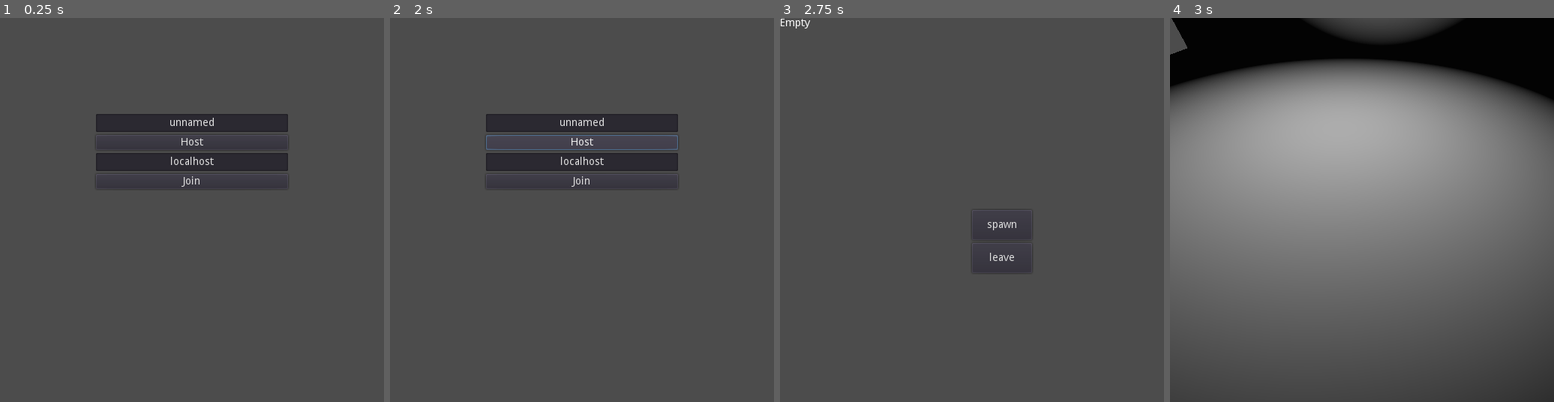
Above: before the commit, frames 1-4 (left to right).
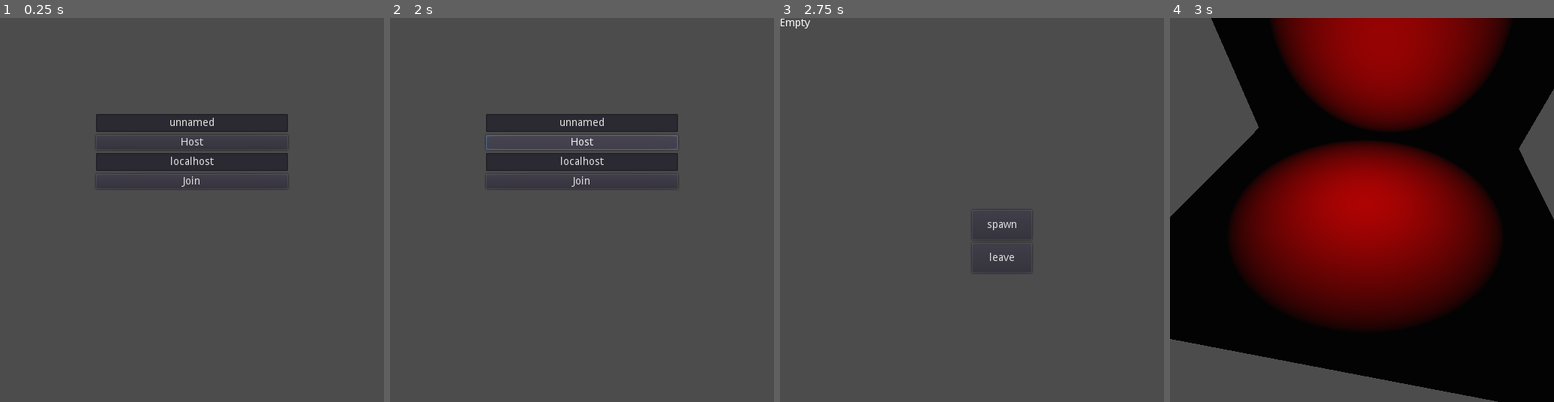
Above: after the commit, the same moments.

Repository: hashalon/Vaporwave
Game: Godot game, scene res://menu/main_menu.tscn
The game is run twice, just before and just after one commit, with the same random seed, the same clock (stepped at 60 frames per second) and the same inputs.
Inputs:
- Up to frame 1 (0.25 s): no input
- Up to frame 2 (2 s): tap Enter at 0.5 s; hold Right (move_right) 0.53-1.25 s; tap Shift (action) at 0.6 s; tap Space (jump) at 0.77 s; click "Host" at 1.25 s
- Up to frame 3 (2.75 s): click "Join" at 2 s
- Up to frame 4 (3 s): click "spawn" at 2.75 s

Frames 1-3 are identical in both runs. In frame 4, 87% of the frame differs, in the area x 0-100%, y 0-100%.

Commit message:
test room switch

Diff:
--- a/player/Player.gd
+++ b/player/Player.gd
@@ -15,6 +15,7 @@
 export(float, 0  , 90) var slope_max_angle:float=45  #(deg)
 export(float, 0  ,  1) var move_lerp      :float=0.1 #(%)
 export(float, 0  ,  1) var network_lerp   :float=0.1 #(%)
+export(float, 1  ,100) var pop_threshold  :float=10  #(m)
 
 
 # called each time the player enter the scene tree
@@ -45,9 +46,13 @@
 				self.point = ""
 
 	else: # puppet
-		# slowly interpolate over time
-		self.global_transform.origin = self.global_transform.origin.linear_interpolate(
-			_target_position, self.network_lerp)
+		# if the object is too far, pop it to its target position
+		if _target_position.distance_squared_to(self.global_transform.origin) > self.pop_threshold * self.pop_threshold:
+			self.global_transform.origin = _target_position
+
+		else: # slowly interpolate over time
+			self.global_transform.origin = self.global_transform.origin.linear_interpolate(
+				_target_position, self.network_lerp)
 
 	# apply motion based on inputs received from the network
 	move(delta)
--- a/world/Transition.gd
+++ b/world/Transition.gd
@@ -15,6 +15,6 @@
 func _on_body_entered(body:Node)->void:
 	if body.is_network_master() and body is Player:
 		# load new scene and filter players that should be visible
-		body.rpc("change_room", self.target_point)
 		global.load_room(self.target_room)
+		body.rpc("change_room", self.target_room)
 		body.point = self.target_point
--- a/world/rooms/forest.tscn
+++ b/world/rooms/forest.tscn
@@ -1,6 +1,66 @@
-[gd_scene load_steps=2 format=2]
+[gd_scene load_steps=6 format=2]
+
+[ext_resource path="res://world/Transition.gd" type="Script" id=1]
 
 [sub_resource type="Environment" id=1]
 
+[sub_resource type="BoxShape" id=2]
+extents = Vector3( 25.6402, 1, 21.5588 )
+
+[sub_resource type="CubeMesh" id=3]
+
+[sub_resource type="SphereShape" id=4]
+radius = 5.08697
+
 [node name="room" type="WorldEnvironment"]
 environment = SubResource( 1 )
+
+[node name="StaticBody" type="StaticBody" parent="."]
+transform = Transform( 1, 0, 0, 0, 1, 0, 0, 0, 1, 0, -1.8758, 0 )
+
+[node name="CollisionShape" type="CollisionShape" parent="StaticBody"]
+shape = SubResource( 2 )
+
+[node name="MeshInstance" type="MeshInstance" parent="StaticBody"]
+transform = Transform( 26.4428, 0, 0, 0, 1, 0, 0, 0, 22.1195, 0, 0, 0 )
+mesh = SubResource( 3 )
+material/0 = null
+
+[node name="StaticBody2" type="StaticBody" parent="."]
+transform = Transform( 1, 0, 0, 0, -0.240754, -0.970586, 0, 0.970586, -0.240754, 0, 10.1746, -18.7873 )
+
+[node name="CollisionShape" type="CollisionShape" parent="StaticBody2"]
+shape = SubResource( 2 )
+
+[node name="MeshInstance" type="MeshInstance" parent="StaticBody2"]
+transform = Transform( 26.4428, 0, 0, 0, 1, 0, 0, 0, 22.1195, 0, 0, 0 )
+mesh = SubResource( 3 )
+material/0 = null
+
+[node name="OmniLight" type="OmniLight" parent="."]
+transform = Transform( 1, 0, 0, 0, 1, 0, 0, 0, 1, 0, 13.1262, 0 )
+light_color = Color( 0.196078, 1, 0, 1 )
+omni_range = 23.8561
+
+[node name="Camera" type="Camera" parent="."]
+transform = Transform( 0.985738, -0.113411, 0.124329, 0, 0.738802, 0.673922, -0.168285, -0.664311, 0.728266, 4.74679, 25.8042, 30.4906 )
+
+[node name="spawns" type="Node" parent="."]
+
+[node name="spawn1" type="Spatial" parent="spawns"]
+transform = Transform( 1, 0, 0, 0, 1, 0, 0, 0, 1, 0.404801, 6.86455, 4.42612 )
+
+[node name="transitions" type="Node" parent="."]
+
+[node name="to_plain" type="Area" parent="transitions"]
+transform = Transform( 1, 0, 0, 0, 1, 0, 0, 0, 1, 23.7445, 0, 0 )
+input_ray_pickable = false
+script = ExtResource( 1 )
+target_room = "plain"
+target_point = "/root/room/transitions/from_forest"
+
+[node name="shape" type="CollisionShape" parent="transitions/to_plain"]
+shape = SubResource( 4 )
+
+[node name="from_plain" type="Spatial" parent="transitions"]
+transform = Transform( 1, 0, 0, 0, 1, 0, 0, 0, 1, 14.6624, 2.5842, 0 )
--- a/world/rooms/plain.tscn
+++ b/world/rooms/plain.tscn
@@ -1,4 +1,6 @@
-[gd_scene load_steps=4 format=2]
+[gd_scene load_steps=6 format=2]
+
+[ext_resource path="res://world/Transition.gd" type="Script" id=1]
 
 [sub_resource type="Environment" id=1]
 
@@ -6,6 +8,9 @@
 extents = Vector3( 25.6402, 1, 21.5588 )
 
 [sub_resource type="CubeMesh" id=3]
+
+[sub_resource type="SphereShape" id=4]
+radius = 5.08697
 
 [node name="room" type="WorldEnvironment"]
 environment = SubResource( 1 )
@@ -34,12 +39,28 @@
 
 [node name="OmniLight" type="OmniLight" parent="."]
 transform = Transform( 1, 0, 0, 0, 1, 0, 0, 0, 1, 0, 13.1262, 0 )
+light_color = Color( 1, 0, 0, 1 )
 omni_range = 23.8561
 
 [node name="Camera" type="Camera" parent="."]
-transform = Transform( 0.985738, -0.113411, 0.12433, 0, 0.738802, 0.673922, -0.168285, -0.664311, 0.728266, 4.74679, 8.19098, 18.181 )
+transform = Transform( 0.985738, -0.113411, 0.124329, 0, 0.738802, 0.673922, -0.168285, -0.664311, 0.728266, 4.74679, 25.8042, 30.4906 )
 
 [node name="spawns" type="Node" parent="."]
 
 [node name="spawn1" type="Spatial" parent="spawns"]
-transform = Transform( 1, 0, 0, 0, 1, 0, 0, 0, 1, -6.56905, 5.6303, 1.74895 )
+transform = Transform( 1, 0, 0, 0, 1, 0, 0, 0, 1, 0.404801, 6.86455, 4.42612 )
+
+[node name="transitions" type="Node" parent="."]
+
+[node name="to_forest" type="Area" parent="transitions"]
+transform = Transform( 1, 0, 0, 0, 1, 0, 0, 0, 1, -22.8029, 0, 0 )
+input_ray_pickable = false
+script = ExtResource( 1 )
+target_room = "forest"
+target_point = "/root/room/transitions/from_plain"
+
+[node name="shape" type="CollisionShape" parent="transitions/to_forest"]
+shape = SubResource( 4 )
+
+[node name="from_forest" type="Spatial" parent="transitions"]
+transform = Transform( 1, 0, 0, 0, 1, 0, 0, 0, 1, -13.7535, 3.44448, 0 )
